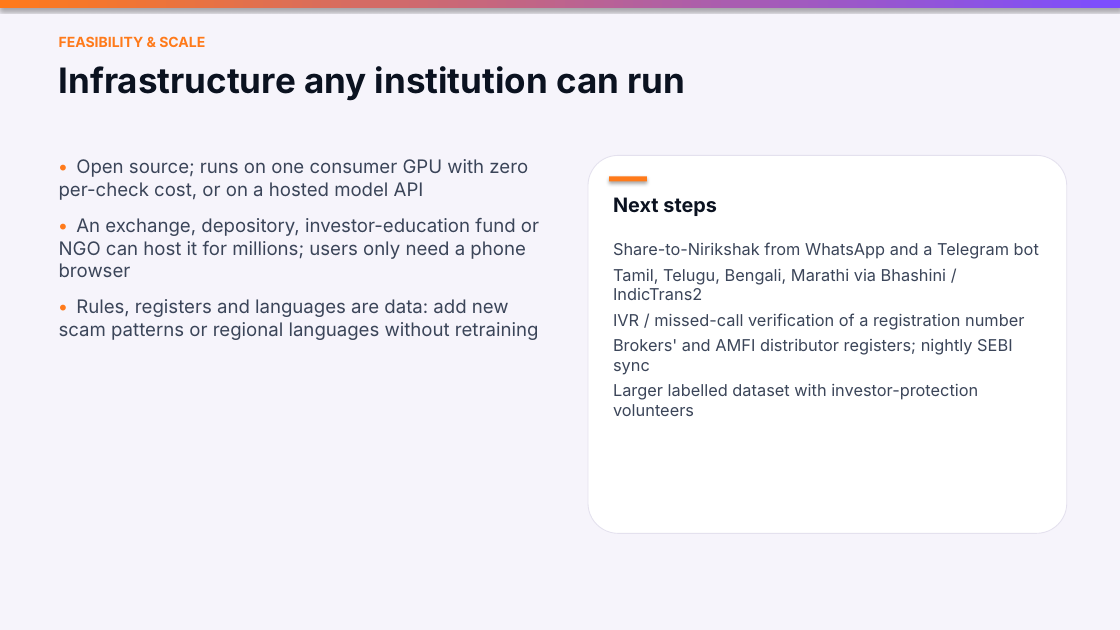
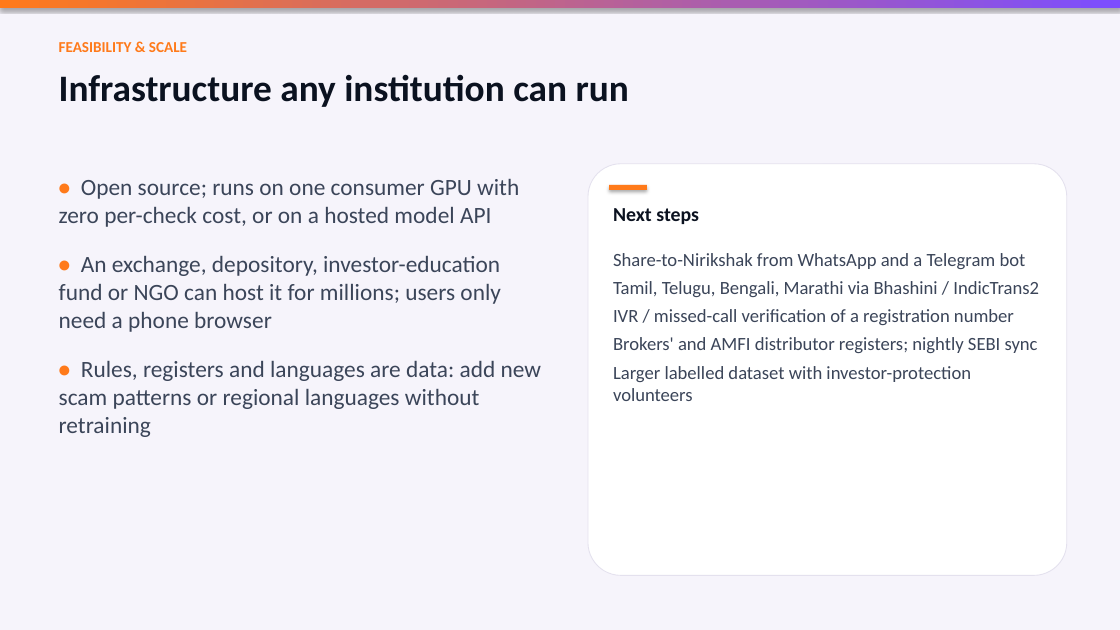
Before and after one commit to RudraPandit0504/nirikshak, a slide deck: slide 13 of presentation/Nirikshak.pptx. Drawn at 1120x630 pixels with LibreOffice and Linux fonts; fonts in the diff are those of the drawing. Boxes give left, top, right and bottom in pixels: in the first picture for what was removed or moved away, otherwise in the second. Text is boxed around its words. In the diff, an @@ line names an element or a change of style, - is before the commit and + after.

Commit message:
Deck: Calibri, fuller layouts, fresh screenshots and calibrated numbers

```diff
--- a/presentation/Nirikshak.pptx
+++ b/presentation/Nirikshak.pptx
@@ text "FEASIBILITY & SCALE" at (x1=59, y1=42, x2=187, y2=52): size 12 to 13 pt, font Inter to Calibri @@
@@ text "Infrastructure any institution can run" at (x1=59, y1=74, x2=629, y2=107): size 30 to 32 pt, font Inter to Calibri @@
@@ text "• Open source; runs on ..." moved from (x1=59, y1=159, x2=539, y2=340) to (x1=59, y1=179, x2=541, y2=437) @@
@@ text "• Open source; runs on ..." at (x1=59, y1=179, x2=541, y2=437): size 16 to 20 pt, font Inter to Calibri; more space between paragraphs @@
@@ rounded rectangle resized from (x1=588, y1=155, x2=1067, y2=534) to (x1=588, y1=164, x2=1067, y2=576) @@
@@ text "Next steps" moved from (x1=613, y1=197, x2=717, y2=216) to (x1=613, y1=208, x2=699, y2=224) @@
@@ text "Next steps" at (x1=613, y1=208, x2=699, y2=224): font Inter to Calibri @@
@@ rectangle moved from (x1=609, y1=176, x2=647, y2=181) to (x1=609, y1=185, x2=647, y2=190) @@
@@ text "Share-to-Nirikshak from WhatsApp and a ..." moved from (x1=613, y1=242, x2=1039, y2=416) to (x1=613, y1=253, x2=1039, y2=353) @@
@@ text "Share-to-Nirikshak from WhatsApp and a ..." at (x1=613, y1=253, x2=1039, y2=353): size 14 to 16 pt, font Inter to Calibri @@
```
Also in this commit, not shown: 13 other slides changed, 1 other file.
